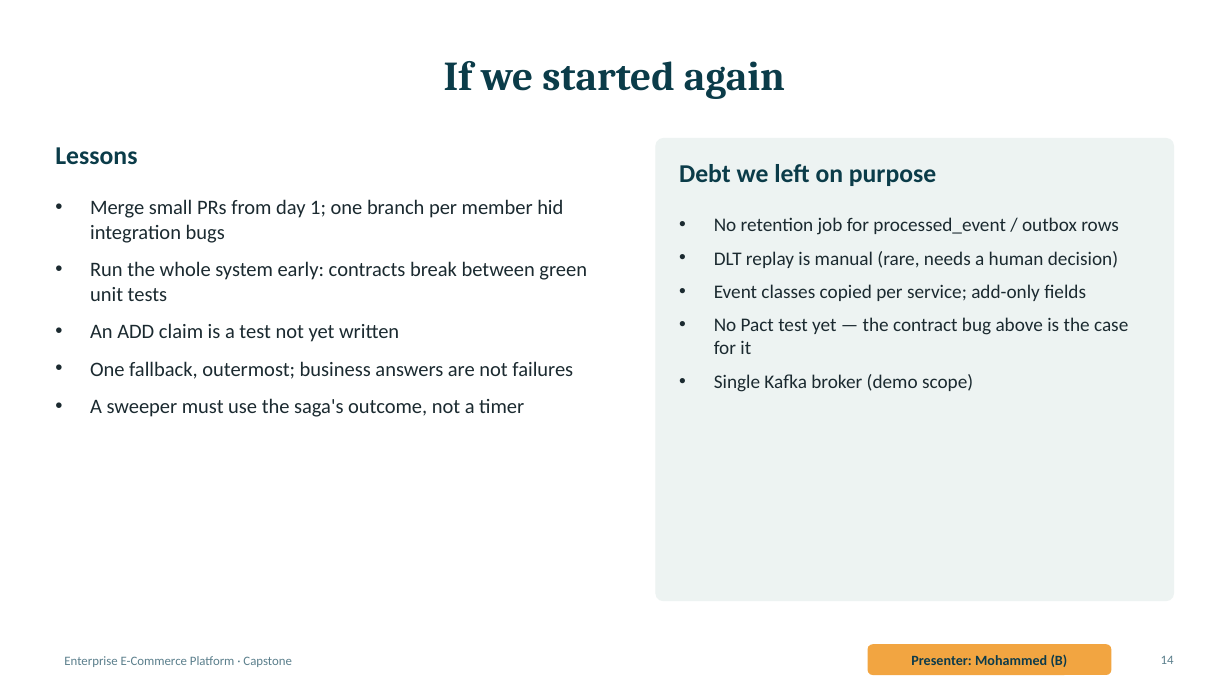
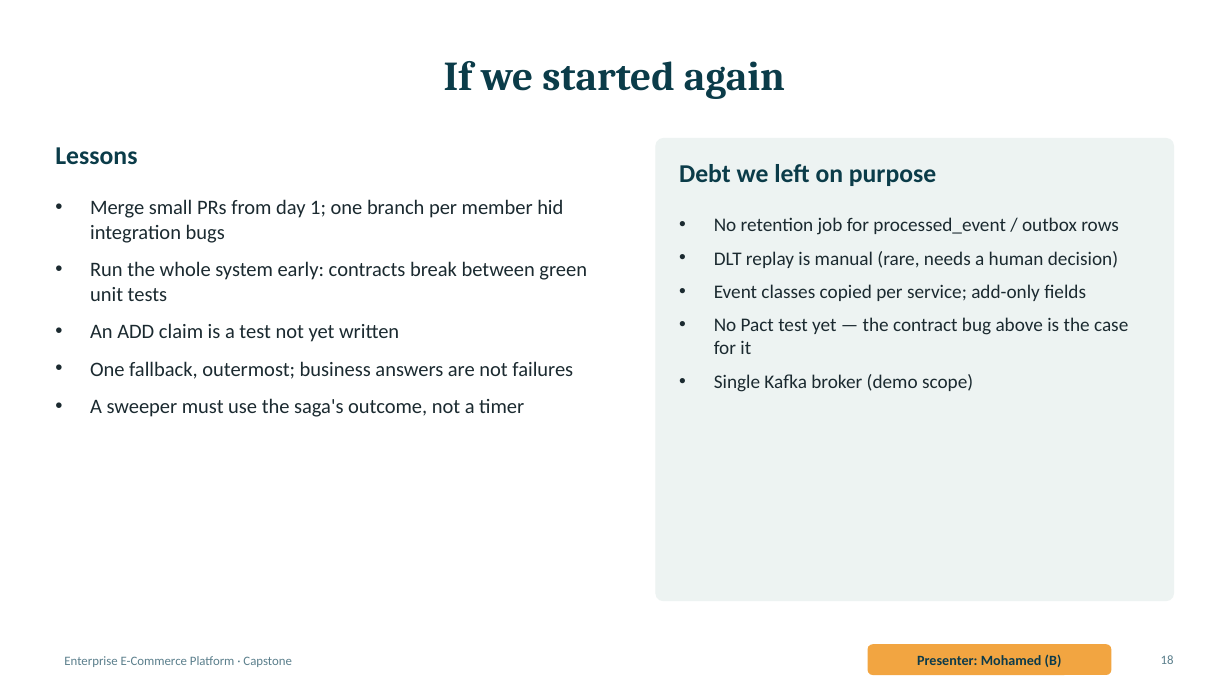
Before and after one commit to 13nour11/capstone-platform, a slide deck: slide 18 of docs/slides/capstone-final.pptx (slide 14 before the commit). Drawn at 1232x693 pixels with LibreOffice and Linux fonts; fonts in the diff are those of the drawing. Boxes give left, top, right and bottom in pixels: in the first picture for what was removed or moved away, otherwise in the second. Text is boxed around its words. In the diff, an @@ line names an element or a change of style, - is before the commit and + after.

Commit message:
capstone-L6: slides-with-live-screenshots-from-the-cluster-on-main
Four evidence slides from the kind run on main: Zipkin trace across HTTP and Kafka, B2 in
Grafana, ArgoCD 10/10 Synced/Healthy, CI on main + Platform Overview. Names as in the Team
Charter, presenter ranges updated, slide outline and demo script aligned with the deck.

```diff
--- a/docs/slides/capstone-final.pptx
+++ b/docs/slides/capstone-final.pptx
@@ text in rounded rectangle at box(917, 654, 1062, 667): text changed @@
-Presenter: Mohammed (B)
+Presenter: Mohamed (B)
@@ page number at box(1161, 655, 1174, 664): text changed @@
-14
+18
```
Also in this commit, not shown: 7 other slides changed, 4 slides added, 10 other files.
